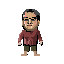
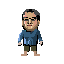
Two versions of the same layered image (w=64, h=64). Layer-by-layer changes:
added layer "mark upgrade" (overlay) above "Layer 2" over [18, 29, 43, 45]
